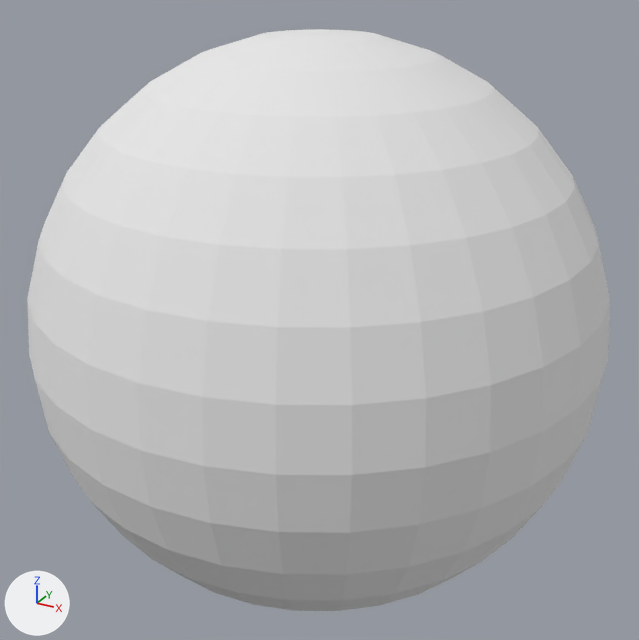
What one commit did to the OBJ model Resources/boll/boll.obj.
Both versions are drawn from a 50 mm camera at (1.414, -2.566, 2.344) aimed at (0.002, 0.001, 1.061). Lighting does not change. The marker at lower left points along +X, +Y and +Z. Where no turn or scale is listed for an object, it has been applied to the vertices.

Before the edit, the objects in view are built like this:
```python
me_球_004 = bpy.data.meshes.new('球.004')
me_球_004.from_pydata(...)  # a UV sphere (32 segments, 16 rings, poles along z) spanning x -1.0..1.0, y -1.0..1.0, z 0.06..2.06
me_球_004.materials.append(mat_material)  # white #e7e7e7
ob_球_004 = bpy.data.objects.new('球.004', me_球_004)
ob_球_004.location = (0.0, 0.0, 0.0)
```
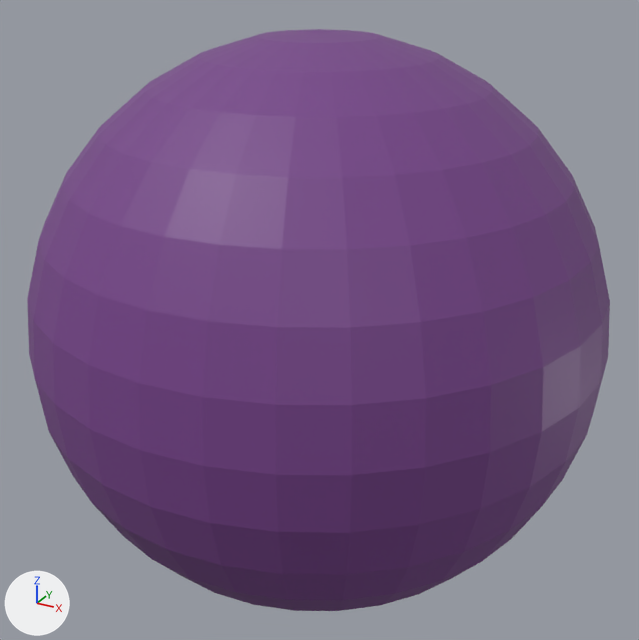
The newer file is also rescaled (x0.118) as a whole; pictures and numbers use the older file's frame.

Where the change shows, as pixel boxes (x1, y1, x2, y2) in the pictures (639 x 640 px):
'球.004', recoloured (white to purple)
    both: (27, 29, 610, 611)

Diff of the bpy script that builds the scene:
```diff
--- a/Resources/boll/boll.obj.py
+++ b/Resources/boll/boll.obj.py
@@ img_mura_png @@
+img_mura_png = load_image('mura.png', 'mura.png', 100, 100, 'sRGB')
@@ mat_material_001 @@
+mat_material_001 = principled_material('Material.001')
+mat_material_001.texture = img_mura_png
@@ me_球_004 @@
 me_球_004.from_pydata(...)  # 482 vertices, 960 faces; spans x -1.0..1.0, y -1.0..1.0, z 0.06..2.06
-me_球_004.materials.append(mat_material)  # white #e7e7e7
+me_球_004.materials.append(mat_material_001)  # picture img_mura_png
```
